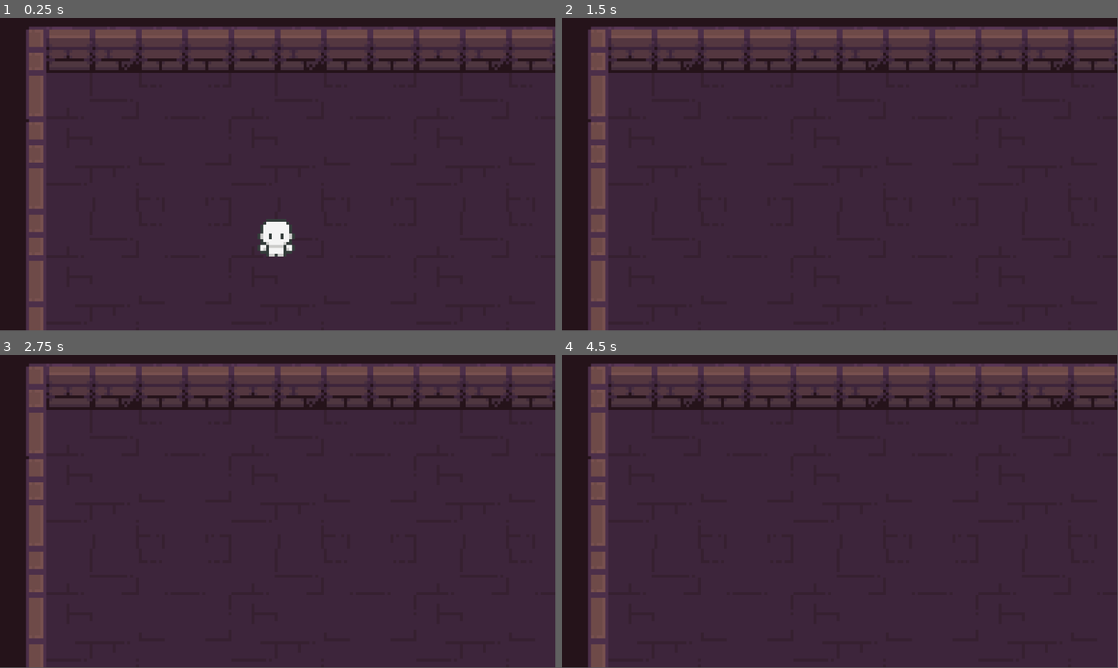
Above: before the commit, frames 1-4 (two rows, left to right).
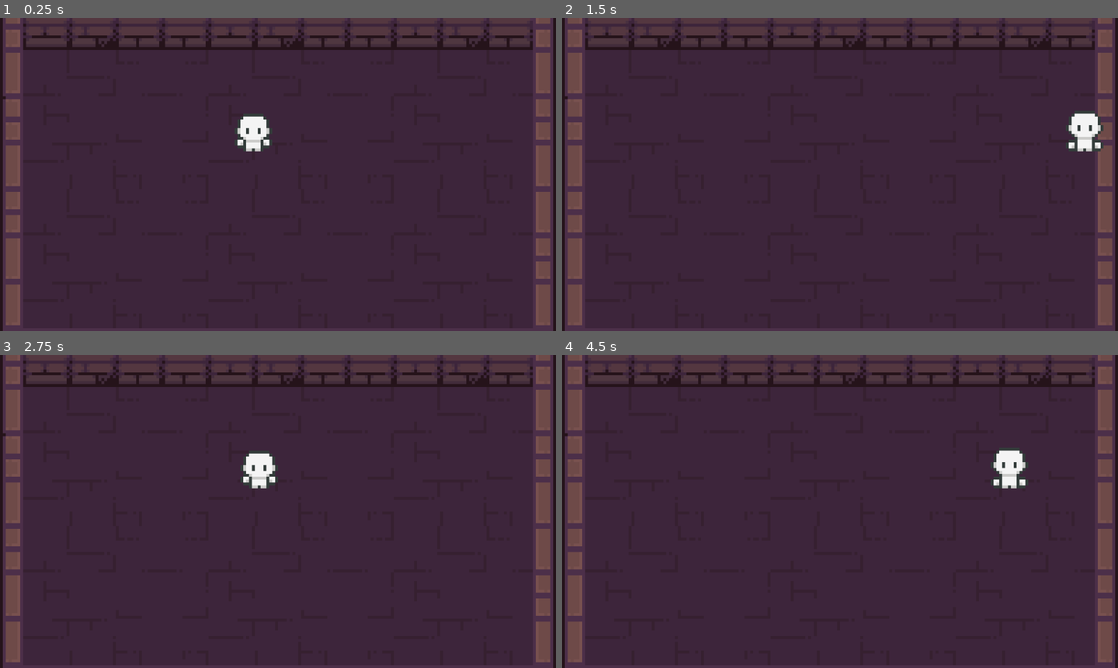
Above: after the commit, the same moments.

Repository: caden602/Project_Overflow
Game: Godot game, scene res://scenes/game.tscn
The game is run twice, just before and just after one commit, with the same random seed, the same clock (stepped at 60 frames per second) and the same inputs.
Inputs:
- Up to frame 1 (0.25 s): no input
- Up to frame 2 (1.5 s): tap Enter (ui_accept) at 0.5, 0.6, 0.77, 1.07, 1.35 s; hold Right (ui_right) from 0.53 s (still down)
- Up to frame 3 (2.75 s): tap Enter (ui_accept) at 1.52, 1.82, 2.1 s; release Right (ui_right) at 2.03 s; hold Left (ui_left) from 2.03 s (still down)
- Up to frame 4 (4.5 s): release Left (ui_left) at 2.78 s; hold Right (ui_right) 2.78-4.28 s; tap Enter (ui_accept) at 2.85, 3.02, 3.32, 3.6, 3.77, 4.07, 4.35 s; hold Left (ui_left) from 4.28 s (still down)
In our replay, the window is 799x449 before the commit and 800x450 after it. These sizes can differ from the game's own. Grey fills any space a smaller window leaves; there, only what the larger window draws over its background counts as a difference.

The runs differ from the first frame. In frame 1, 18% of the frame differs, in the area x 0-100%, y 0-100%; in frame 2, 17%; in frame 3, 17%; in frame 4, 17%.

Commit message:
Tweak player

Diff:
--- a/project.godot
+++ b/project.godot
@@ -15,6 +15,10 @@
 config/features=PackedStringArray("4.4", "GL Compatibility")
 config/icon="res://icon.svg"
 
+[display]
+
+window/stretch/mode="viewport"
+
 [rendering]
 
 textures/canvas_textures/default_texture_filter=0
--- a/scenes/game.tscn
+++ b/scenes/game.tscn
@@ -113,19 +113,45 @@
 
 [node name="Game" type="Node2D"]
 
-[node name="Camera2D" type="Camera2D" parent="."]
-position = Vector2(0, 3)
-zoom = Vector2(6, 6)
+[node name="Walls" type="Node2D" parent="."]
+position = Vector2(1, -33)
+rotation = -3.14159
 
-[node name="StaticBody2D" type="StaticBody2D" parent="."]
-position = Vector2(0, 59)
+[node name="StaticBody2D" type="StaticBody2D" parent="Walls"]
+position = Vector2(0.999991, -99)
+rotation = 3.14159
 
-[node name="CollisionShape2D" type="CollisionShape2D" parent="StaticBody2D"]
+[node name="CollisionShape2D" type="CollisionShape2D" parent="Walls/StaticBody2D"]
+shape = SubResource("WorldBoundaryShape2D_uwrxv")
+
+[node name="StaticBody2D2" type="StaticBody2D" parent="Walls"]
+position = Vector2(-97, -31)
+rotation = 1.5708
+
+[node name="CollisionShape2D" type="CollisionShape2D" parent="Walls/StaticBody2D2"]
+shape = SubResource("WorldBoundaryShape2D_uwrxv")
+
+[node name="StaticBody2D3" type="StaticBody2D" parent="Walls"]
+position = Vector2(83, -31)
+rotation = -1.5708
+
+[node name="CollisionShape2D" type="CollisionShape2D" parent="Walls/StaticBody2D3"]
+shape = SubResource("WorldBoundaryShape2D_uwrxv")
+
+[node name="StaticBody2D4" type="StaticBody2D" parent="Walls"]
+visible = false
+
+[node name="CollisionShape2D" type="CollisionShape2D" parent="Walls/StaticBody2D4"]
 shape = SubResource("WorldBoundaryShape2D_uwrxv")
 
 [node name="TileMapLayer" type="TileMapLayer" parent="."]
 tile_map_data = PackedByteArray("AAD6//3/AQAAAAAAAAD7//3/AQACAAAAAAD8//3/AQADAAAAAAD9//3/AQAEAAAAAAD+//3/AQABAAAAAAD/// …(1792 unchanged characters)…
 tile_set = SubResource("TileSet_lbhrr")
+y_sort_origin = -1
 
 [node name="Player" parent="." instance=ExtResource("1_uwrxv")]
 position = Vector2(0, 3)
+
+[node name="Camera2D" type="Camera2D" parent="."]
+position = Vector2(8, 11)
+zoom = Vector2(6, 6)
--- a/scripts/player.gd
+++ b/scripts/player.gd
@@ -2,24 +2,21 @@
 
 
 const SPEED = 130.0
-const JUMP_VELOCITY = -400.0
 
 
 func _physics_process(delta: float) -> void:
-	# Add the gravity.
-	if not is_on_floor():
-		velocity += get_gravity() * delta
-
-	# Handle jump.
-	if Input.is_action_just_pressed("ui_accept") and is_on_floor():
-		velocity.y = JUMP_VELOCITY
-
 	# Get the input direction and handle the movement/deceleration.
 	# As good practice, you should replace UI actions with custom gameplay actions.
-	var direction := Input.get_axis("ui_left", "ui_right")
-	if direction:
-		velocity.x = direction * SPEED
+	var x_direction := Input.get_axis("ui_left", "ui_right")
+	if x_direction:
+		velocity.x = x_direction * SPEED
 	else:
 		velocity.x = move_toward(velocity.x, 0, SPEED)
 
+	var y_direction := Input.get_axis("ui_up", "ui_down")
+	if y_direction:
+		velocity.y = y_direction * SPEED
+	else:
+		velocity.y = move_toward(velocity.y, 0, SPEED)
+
 	move_and_slide()
